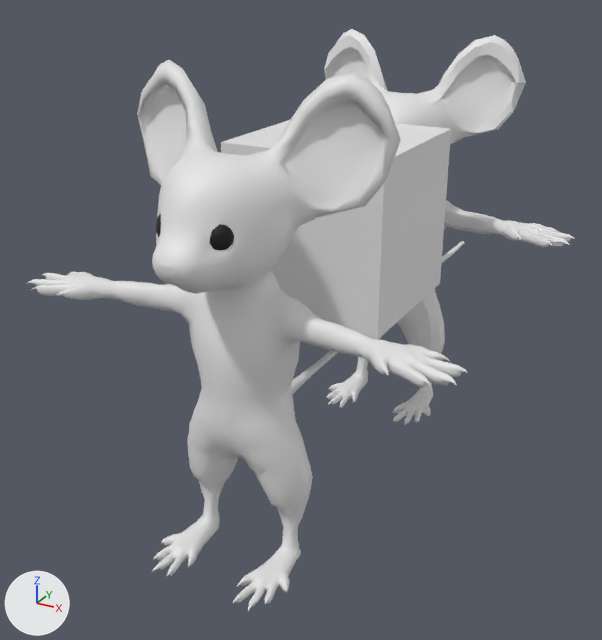
An edit to the Blender file Mouse/Clean Mouse.blend, drawn before and after from the same camera.
Before and after are seen from a 50 mm lens placed at (0.618, -1.497, 0.574), pointed at (-0.083, -0.223, -0.063). The axes (+X, +Y, +Z) are drawn at lower left. The lights are the same throughout.

Objects in the first picture: 'Cube', 'Mouse', 'Mouse.001'.
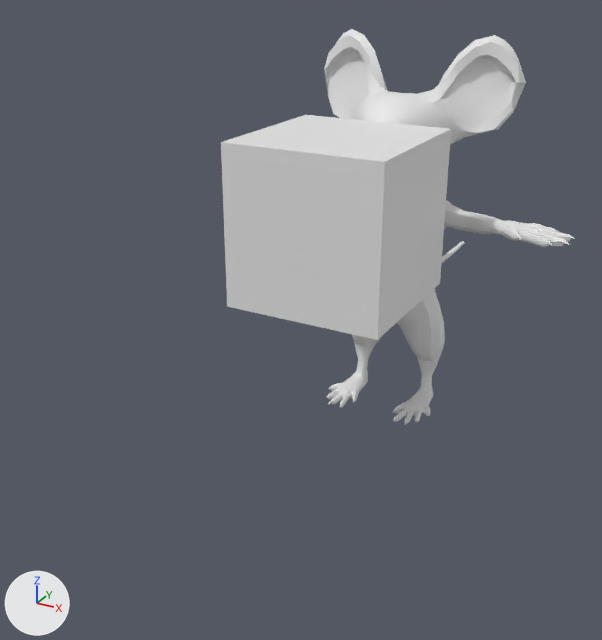
Boxes [x1, y1, x2, y2] around the edits, measured in the pictures (602 x 640 px):
'Mouse.001', deleted: before [27, 60, 467, 612]
    faces in mat_material_001 (white #e7e7e7): [27, 60, 467, 612]
    faces in mat_material_002 (black #0c0c0c): [156, 213, 234, 250]

The edits, one by one:
Object 'Mouse.001' (ob_mouse_001) is deleted.
